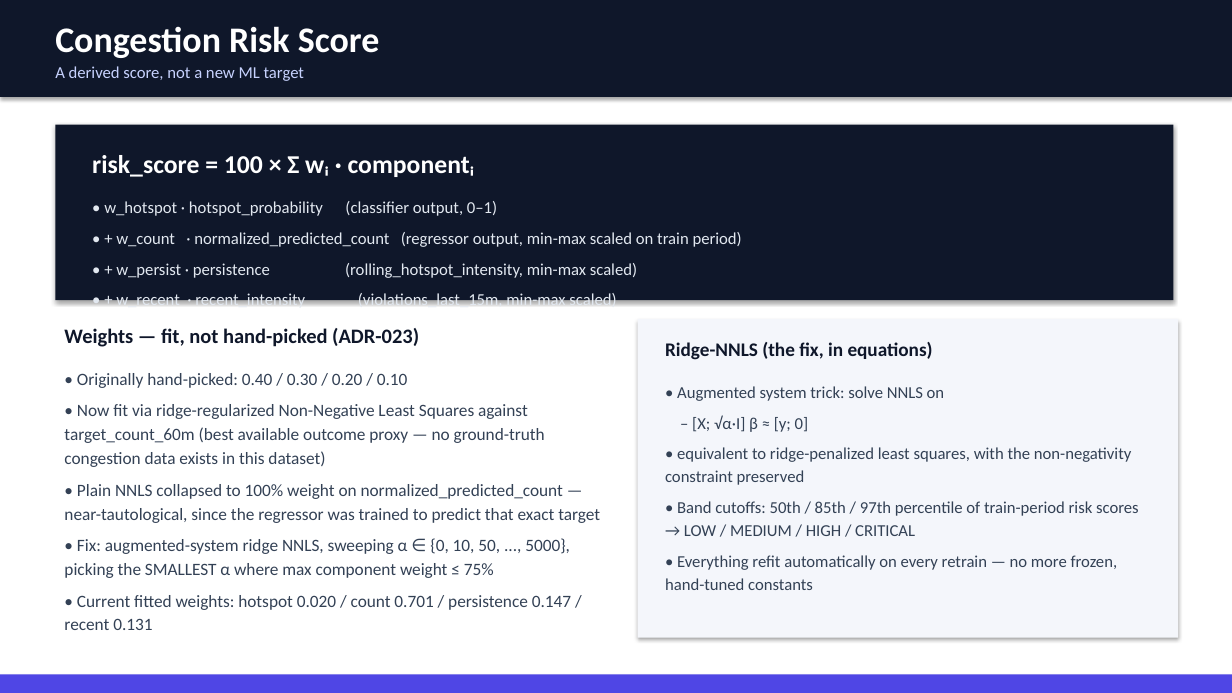
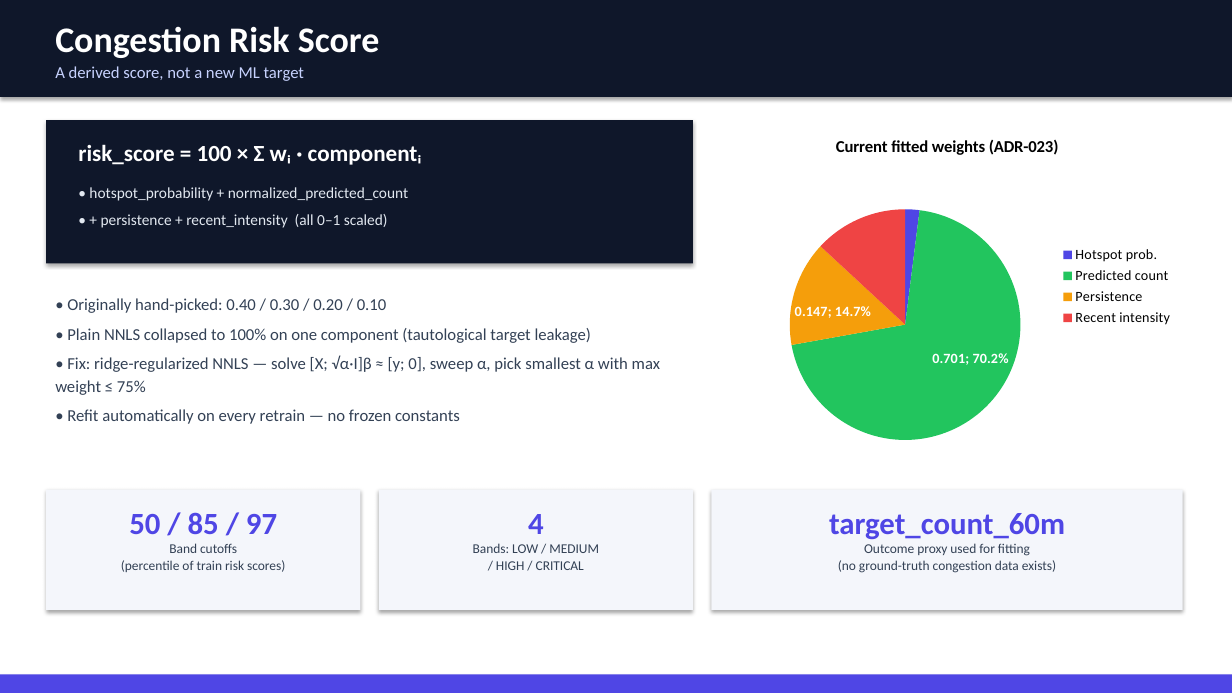
Before and after one commit to Kshitiz0809/Namma_Traffic, a slide deck: slide 6 of slides/Parking_Intelligence_Deck.pptx. Drawn at 1232x693 pixels with LibreOffice and Linux fonts; fonts in the diff are those of the drawing. Boxes give left, top, right and bottom in pixels: in the first picture for what was removed or moved away, otherwise in the second. Text is boxed around its words. In the diff, an @@ line names an element or a change of style, - is before the commit and + after.

Commit message:
Replace dense bullet paragraphs in slide deck with tables and charts
Every slide that was describing numbers in prose now uses a table or a
native PPTX bar/pie chart instead: model comparison table, multi-horizon
bar chart, risk-weight pie chart, spatial holdout drop bar chart,
regularization sweep bar chart, risk-distribution pie chart, schema/
feature/API/limitations tables. Bullet text kept to short one-liners.

```diff
--- a/slides/Parking_Intelligence_Deck.pptx
+++ b/slides/Parking_Intelligence_Deck.pptx
@@ rectangle: place and size @@
-rectangle at <box>55,125,1174,300</box>
+rectangle at <box>46,120,693,263</box>
@@ text "risk_score = 100 × Σ ...": place and size @@
-text "risk_score = 100 × Σ ..." at <box>92,155,475,177</box>
+text "risk_score = 100 × Σ ..." at <box>78,144,422,165</box>
@@ text "risk_score = 100 × Σ ..." at <box>78,144,422,165</box>: size 20 to 18 pt @@
@@ pie chart added at <box>712,120,1183,453</box> @@
+title "Current fitted weights (ADR-023)"
+categories: Hotspot prob., Predicted count, Persistence, Recent intensity
+Series 1: 0.02, 0.701, 0.147, 0.131
@@ text at <box>89,187,408,228</box>: text changed; size 13 to 12 pt @@
-• w_hotspot · hotspot_probability (classifier output, 0–1)
-• + w_count · normalized_predicted_count (regressor output, min-max scaled on train period)
-• + w_persist · persistence (rolling_hotspot_intensity, min-max scaled)
-• + w_recent · recent_intensity (violations_last_15m, min-max scaled)
+• hotspot_probability + normalized_predicted_count
+• + persistence + recent_intensity (all 0–1 scaled)
@@ text at <box>55,298,660,424</box>: text changed; size 16 to 13 pt; text colour #0F172A to #334155; bold off @@
-Weights — fit, not hand-picked (ADR-023)
+• Originally hand-picked: 0.40 / 0.30 / 0.20 / 0.10
+• Plain NNLS collapsed to 100% on one component (tautological target leakage)
+• Fix: ridge-regularized NNLS — solve [X; √α·I]β ≈ [y; 0], sweep α, pick smallest α with max weight ≤ 75%
+• Refit automatically on every retrain — no frozen constants
@@ text removed at <box>665,342,933,360</box> @@
-Ridge-NNLS (the fix, in equations)
@@ text removed at <box>64,373,600,630</box> @@
-• Originally hand-picked: 0.40 / 0.30 / 0.20 / 0.10
-• Now fit via ridge-regularized Non-Negative Least Squares against target_count_60m (best available outcome proxy — no ground-truth congestion data exists in this dataset)
-• Plain NNLS collapsed to 100% weight on normalized_predicted_count — near-tautological, since the regressor was trained to predict that exact target
-• Fix: augmented-system ridge NNLS, sweeping α ∈ {0, 10, 50, ..., 5000}, picking the SMALLEST α where max component weight ≤ 75%
-• Current fitted weights: hotspot 0.020 / count 0.701 / persistence 0.147 / recent 0.131
@@ text removed at <box>665,386,1139,590</box> @@
-• Augmented system trick: solve NNLS on
-– [X; √α·I] β ≈ [y; 0]
-• equivalent to ridge-penalized least squares, with the non-negativity constraint preserved
-• Band cutoffs: 50th / 85th / 97th percentile of train-period risk scores → LOW / MEDIUM / HIGH / CRITICAL
-• Everything refit automatically on every retrain — no more frozen, hand-tuned constants
@@ rectangle: place and size @@
-rectangle at <box>638,319,1178,638</box>
+rectangle at <box>46,490,360,610</box>
@@ rectangle added at <box>379,490,693,610</box>, fill #F4F6FB @@
@@ rectangle added at <box>712,490,1183,610</box>, fill #F4F6FB @@
@@ text added at <box>121,512,285,572</box>, 10.5 pt, text #334155 @@
+50 / 85 / 97
+Band cutoffs
+(percentile of train risk scores)
@@ text added at <box>473,514,599,570</box>, 10.5 pt, text #334155 @@
+4
+Bands: LOW / MEDIUM
+/ HIGH / CRITICAL
@@ text added at <box>829,513,1065,573</box>, 10.5 pt, text #334155 @@
+target_count_60m
+Outcome proxy used for fitting
+(no ground-truth congestion data exists)
```
Also in this commit, not shown: 10 other slides changed, 1 other file.
